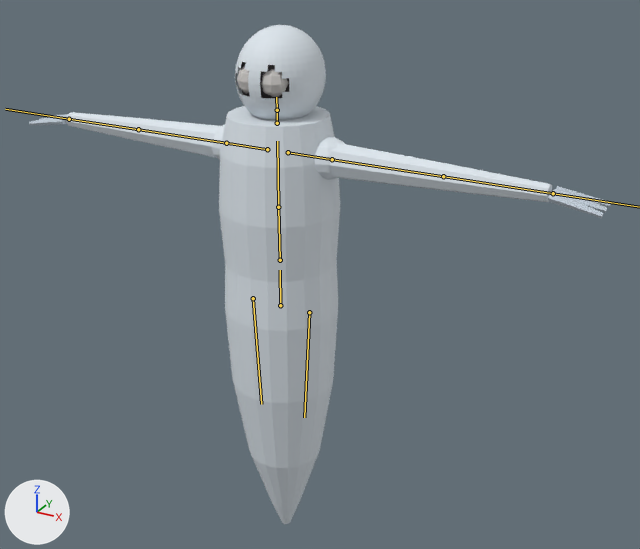
An edit to the FBX model Assets/Resources/Bodies/Ghost.fbx, drawn before and after from the same camera.
Both versions are drawn from a camera (50 mm lens) standing at (0.768, -1.248, 1.213) and looking at (0.078, 0.007, 0.586). Arrows for +X, +Y and +Z are at lower left; the lights stay in place. The first picture is the older version. The bones that change, and the others that lie on the model, are drawn over the model as lines.

Names of what the first picture shows: 'GhostMesh'.
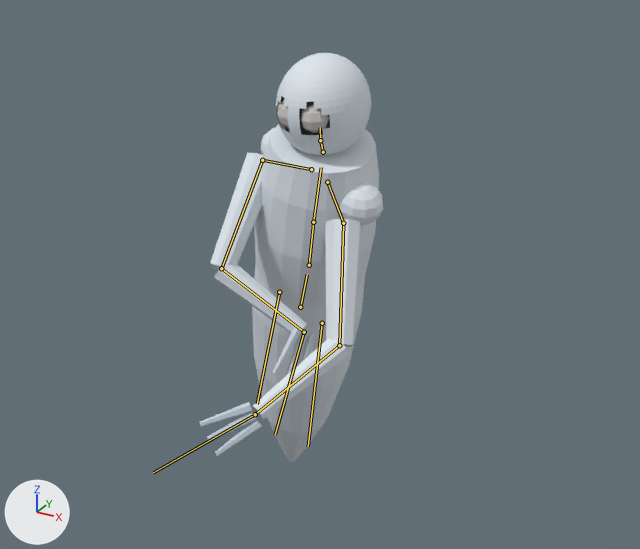
The newer file adds an action. The first version stands in its rest pose; the second is drawn at frame 1 of the action 'Ghost|Draw'.

Boxes [x1, y1, x2, y2] around the edits, measured in the pictures (640 x 549 px):
'GhostMesh', posed (68% narrower, 18% shorter)
    before: [29, 25, 611, 524]
    after: [200, 53, 383, 462]
bone 'Hips', root to tip
    before: (280, 305) to (280, 270)
    after: (300, 307) to (307, 274)
bone 'Spine', root to tip
    before: (280, 260) to (278, 207)
    after: (309, 265) to (313, 222)
bone 'Chest', root to tip
    before: (278, 207) to (277, 141)
    after: (313, 222) to (321, 167)
bone 'Neck', root to tip
    before: (277, 123) to (277, 110)
    after: (323, 152) to (320, 140)
bone 'Head', root to tip
    before: (277, 110) to (276, 97)
    after: (320, 140) to (320, 127)
bone 'LeftShoulder', root to tip
    before: (288, 152) to (332, 159)
    after: (327, 182) to (343, 223)
bone 'LeftUpperArm', root to tip
    before: (332, 159) to (443, 176)
    after: (343, 223) to (339, 345)
bone 'LeftLowerArm', root to tip
    before: (443, 176) to (553, 193)
    after: (339, 345) to (255, 414)
bone 'RightShoulder', root to tip
    before: (267, 149) to (226, 143)
    after: (311, 169) to (262, 160)
bone 'RightUpperArm', root to tip
    before: (226, 143) to (138, 129)
    after: (262, 160) to (221, 268)
bone 'RightLowerArm', root to tip
    before: (138, 129) to (69, 119)
    after: (221, 268) to (304, 332)
bone 'RightHand', root to tip
    before: (69, 119) to (5, 109)
    after: (304, 332) to (275, 434)

The change in detail:
Bone 'Hips' (bone_hips) moves from (0.0, 0.0, 0.0) to (0.02, -0.014, -0.036).
Bone 'Hips' (bone_hips) turns from (0, 0, 0) to (-1, -17, -12) degrees about its own x, y and z.
Bone 'Spine' (bone_spine) turns from (0, 0, 0) to (13, 1, -5) degrees about its own x, y and z.
Bone 'Chest' (bone_chest) turns from (0, 0, 0) to (0, 0, -2) degrees about its own x, y and z.
Bone 'Neck' (bone_neck) turns from (0, 0, 0) to (9, 1, 14) degrees about its own x, y and z.
Bone 'Head' (bone_head) turns from (0, 0, 0) to (-12, 13, 0) degrees about its own x, y and z.
Bone 'LeftShoulder' (bone_leftshoulder) turns from (0, 0, 0) to (-14, 0, -23) degrees about its own x, y and z.
Bone 'LeftUpperArm' (bone_leftupperarm) turns from (0, 0, 0) to (-23, -3, -14) degrees about its own x, y and z.
Bone 'LeftLowerArm' (bone_leftlowerarm) turns from (0, 0, 0) to (0, -17, -49) degrees about its own x, y and z.
Bone 'LeftHand' (bone_lefthand) turns from (0, 0, 0) to (-8, 7, -8) degrees about its own x, y and z.
Bone 'RightShoulder' (bone_rightshoulder) turns from (0, 0, 0) to (0, 0, 38) degrees about its own x, y and z.
Bone 'RightUpperArm' (bone_rightupperarm) turns from (0, 0, 0) to (-41, -28, 103) degrees about its own x, y and z.
Bone 'RightLowerArm' (bone_rightlowerarm) turns from (0, 0, 0) to (24, -18, 63) degrees about its own x, y and z.
Bone 'RightHand' (bone_righthand) turns from (0, 0, 0) to (-22, -21, -59) degrees about its own x, y and z.
